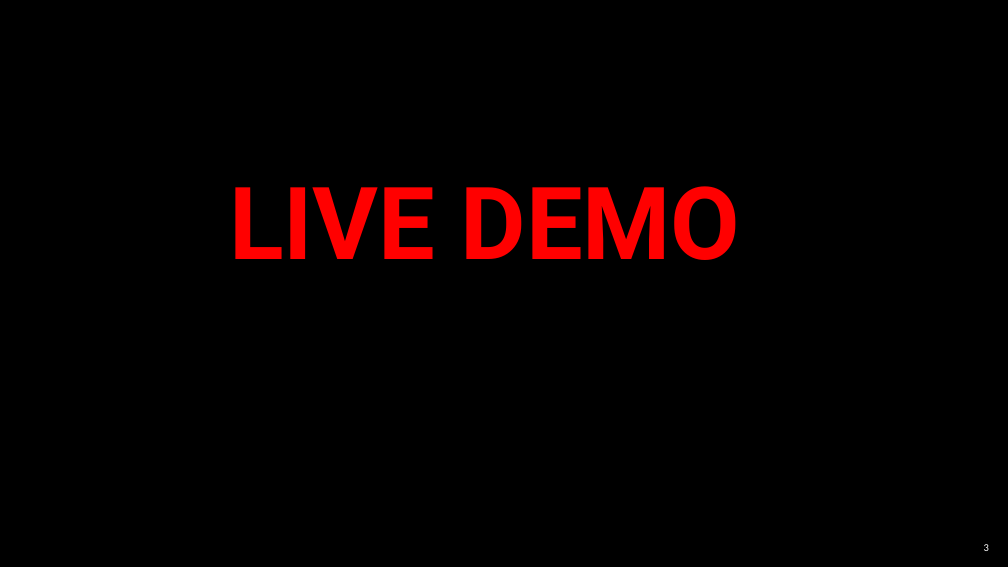
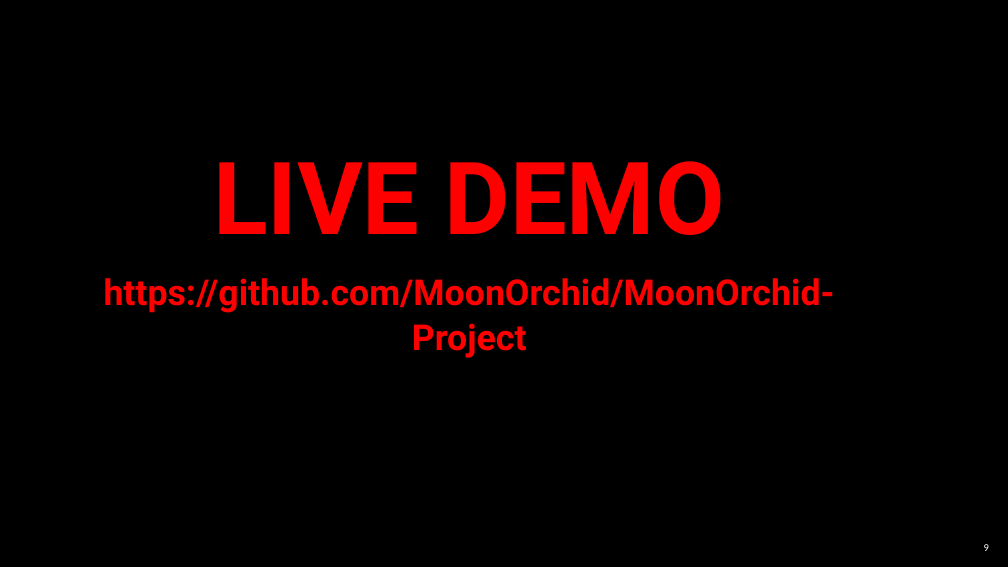
Before and after one commit to MoonOrchid/MoonOrchid-Project, a slide deck: slide 9 of Presentation.pptx (slide 3 before the commit). Drawn at 1008x567 pixels with LibreOffice and Linux fonts; fonts in the diff are those of the drawing; background and template pictures are left out. Boxes give left, top, right and bottom in pixels: in the first picture for what was removed or moved away, otherwise in the second. Text is boxed around its words. In the diff, an @@ line names an element or a change of style, - is before the commit and + after.

Commit message:
presentation

```diff
--- a/Presentation.pptx
+++ b/Presentation.pptx
@@ text "LIVE DEMO": place and size @@
-text "LIVE DEMO" at (229, 186, 741, 260)
+text "LIVE DEMO" at (104, 161, 835, 358)
@@ text at (104, 278, 835, 358): paragraph added @@
+https://github.com/MoonOrchid/MoonOrchid-Project
@@ page number at (984, 544, 989, 551): text changed @@
-3
+9
```
Also in this commit, not shown: 2 other slides changed, 6 slides added.
